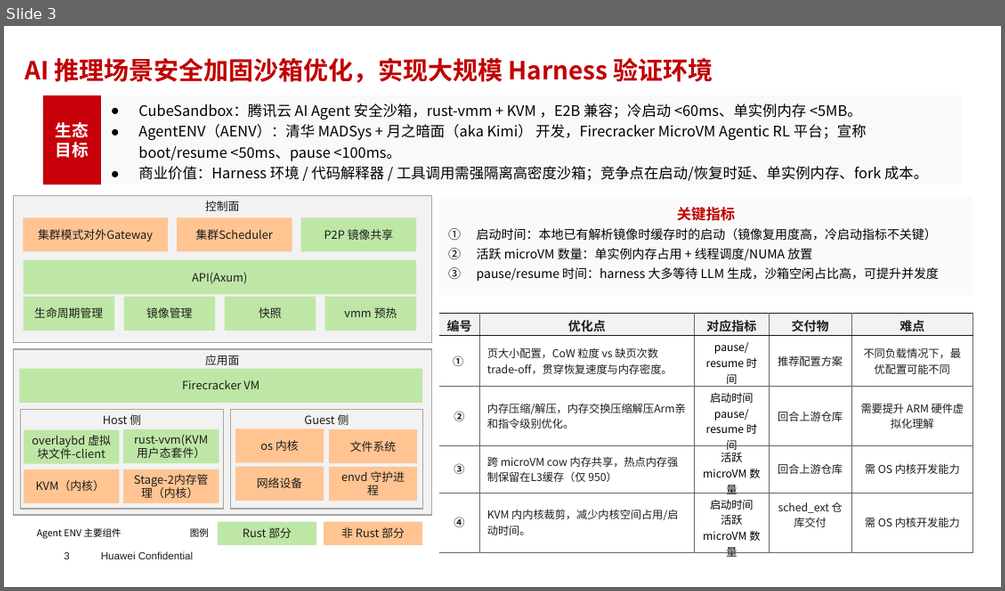
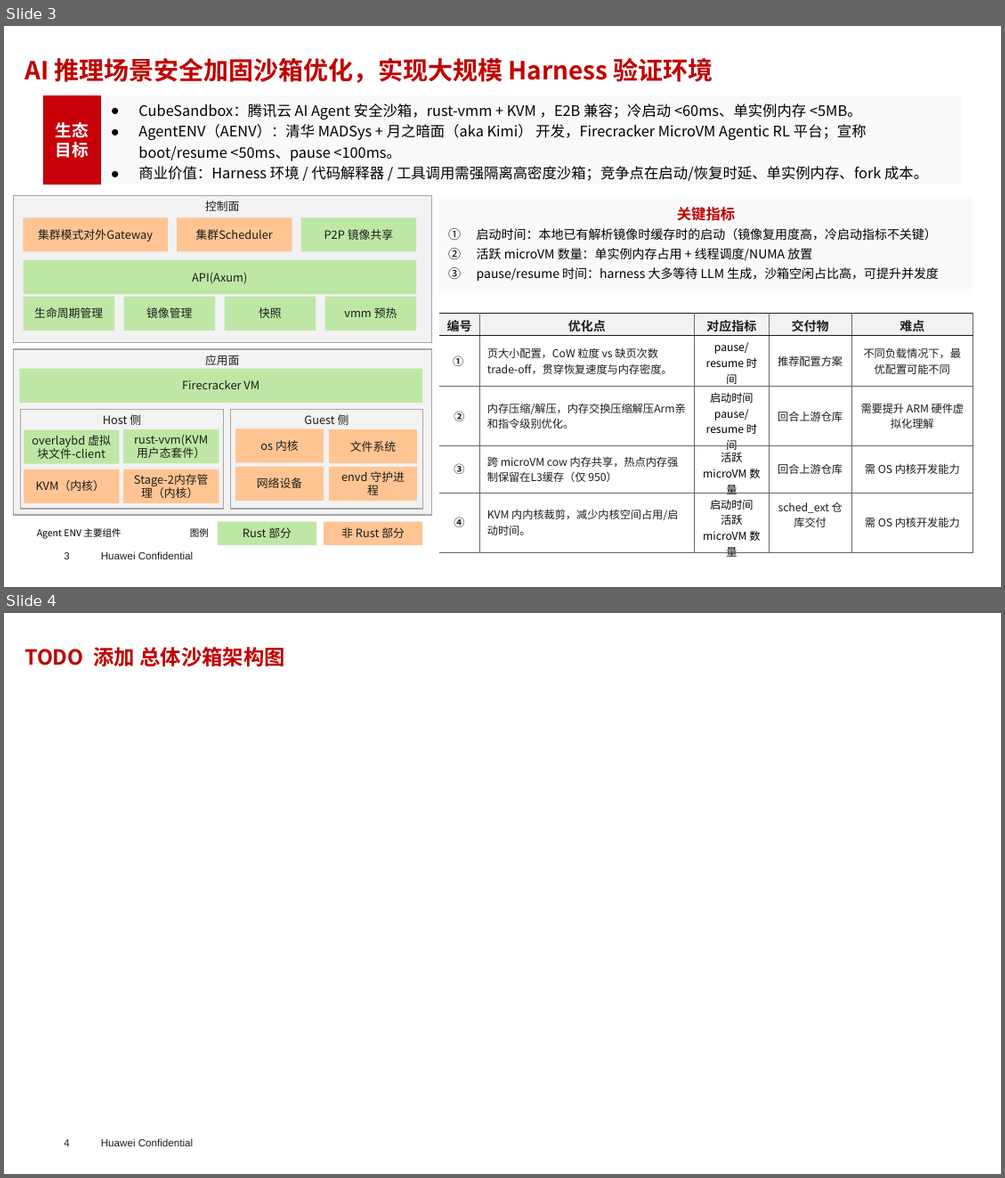
Before and after one commit to sui-zhiyuan/mindvault, a slide deck: slides/Rust软件生态技术项目中期规划_0903_u1.pptx. Shown one above the other, each under a label of ours: slide 3 before the commit, slides 3 and 4 after it. The pictures are 1005x591 and 1005x1178 pixels, drawn with LibreOffice and Linux fonts; fonts in the diff are those of the drawing; background and template pictures are left out. Boxes give left, top, right and bottom in pixels: in the first picture for what was removed or moved away, otherwise in the second. Text is boxed around its words. In the diff, an @@ line names an element or a change of style, - is before the commit and + after.

```diff
--- a/slides/Rust软件生态技术项目中期规划_0903_u1.pptx
+++ b/slides/Rust软件生态技术项目中期规划_0903_u1.pptx
@@ slide 4 added at <box>4,613,1001,1174</box>, background #FFFFFF; not listed: 2 template elements that a slide beside it also shows @@
@@ title added at <box>24,647,285,666</box>, 20 pt, text #C00000, bold @@
+TODO 添加 总体沙箱架构图
```
Also in this commit, not shown: 2 other slides added.
